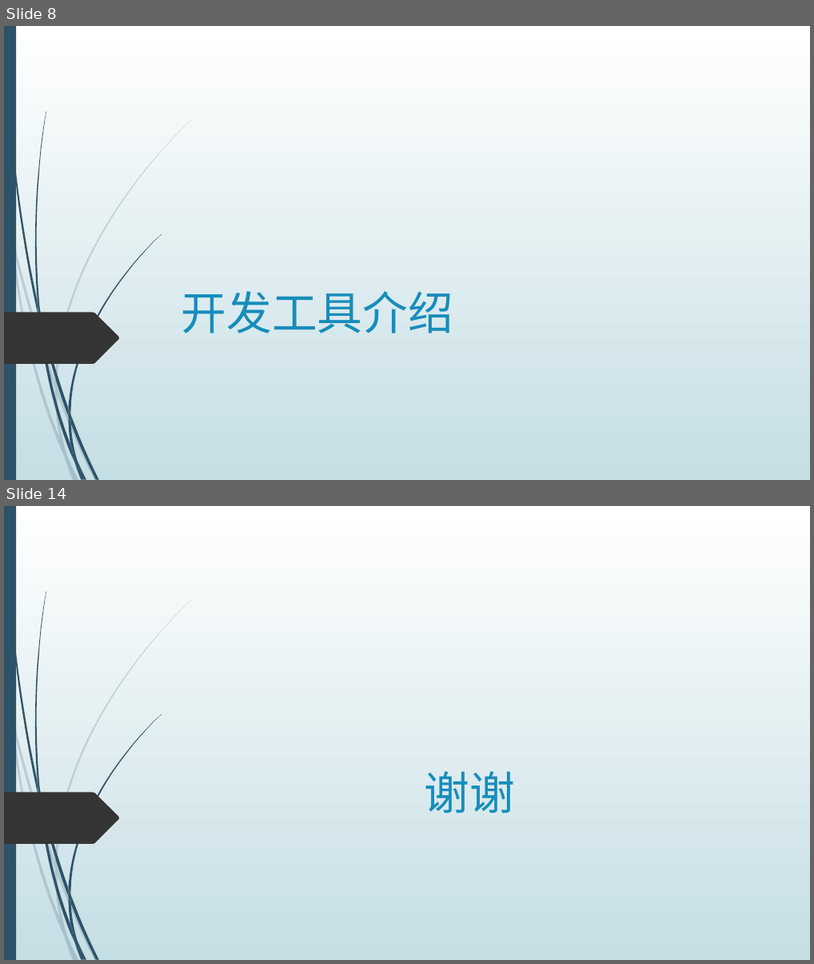
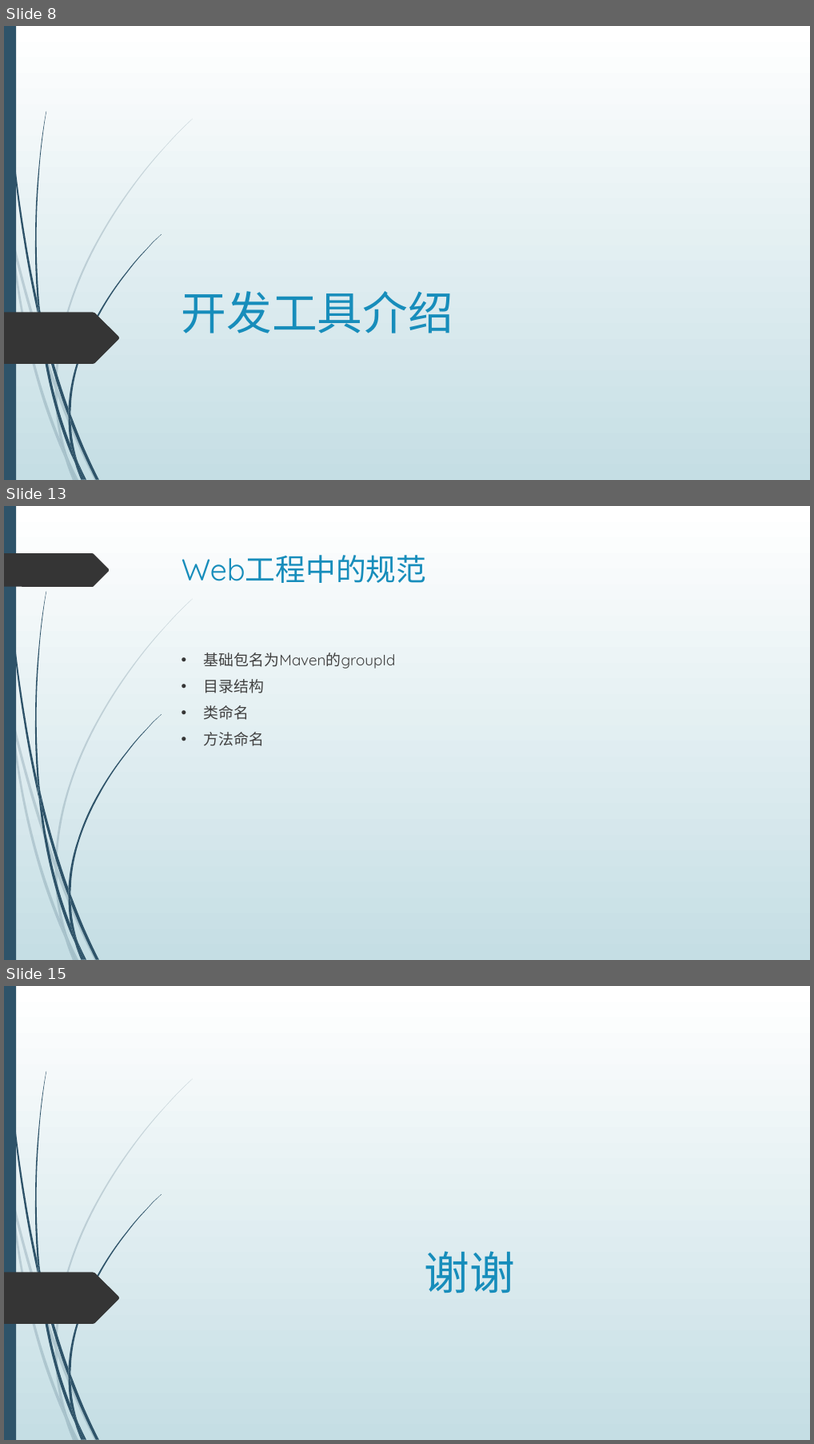
Before and after one commit to dean2015/documents, a slide deck: 201805/JAVA 基础介绍.pptx. Shown one above the other, each under a label of ours: slides 8 and 14 before the commit, slides 8, 13 and 15 after it; the slides between them are not shown. The pictures are 814x964 and 814x1444 pixels, drawn with LibreOffice and Linux fonts; fonts in the diff are those of the drawing. Boxes give left, top, right and bottom in pixels: in the first picture for what was removed or moved away, otherwise in the second. Text is boxed around its words. In the diff, an @@ line names an element or a change of style, - is before the commit and + after.

```diff
--- a/201805/JAVA 基础介绍.pptx
+++ b/201805/JAVA 基础介绍.pptx
@@ slide 13 added at box(4, 506, 810, 960), background gradient #FFFFFF to #C5DEE5; not listed: 23 template elements that a slide beside it also shows @@
@@ freeform shape added at box(4, 553, 110, 587), fill #353535 @@
@@ title added at box(182, 555, 427, 583), 36 pt, text #178DBB @@
+Web工程中的规范
@@ text added at box(204, 652, 396, 746), 18 pt, text #404040 @@
+• 基础包名为Maven的groupId
+• 目录结构
+• 类命名
+• 方法命名
@@ what was slide 14 is now slide 15 @@
```
Also in this commit, not shown: 4 slides changed, 5 other slides added, 5 slides removed, 3 other files.
